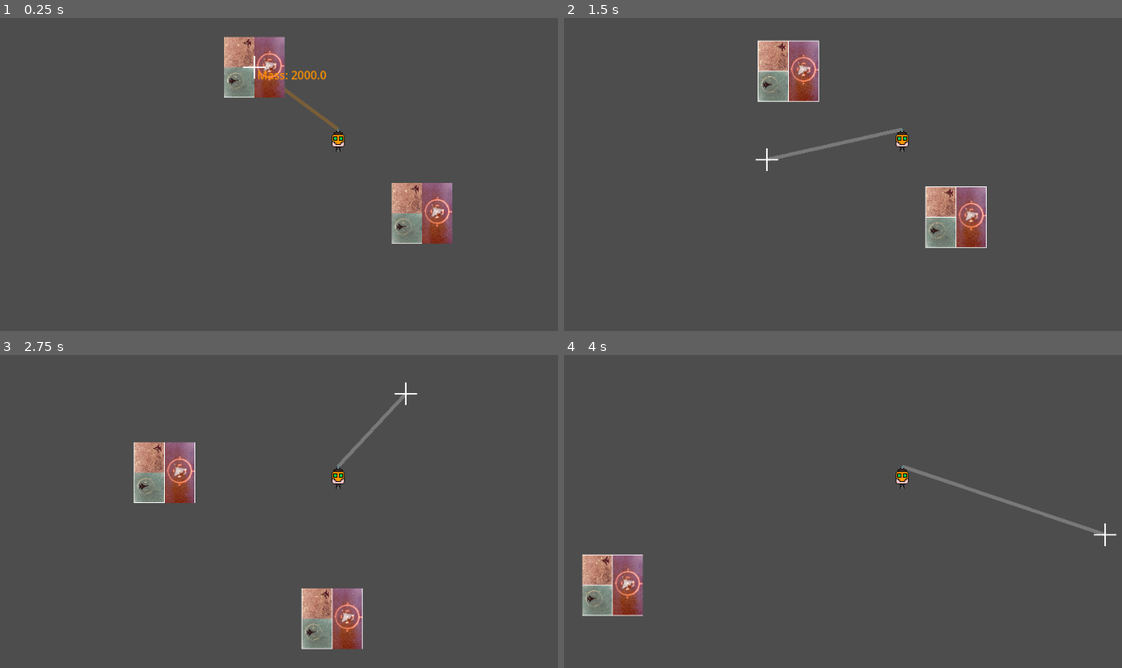
Above: before the commit, frames 1-4 (two rows, left to right).
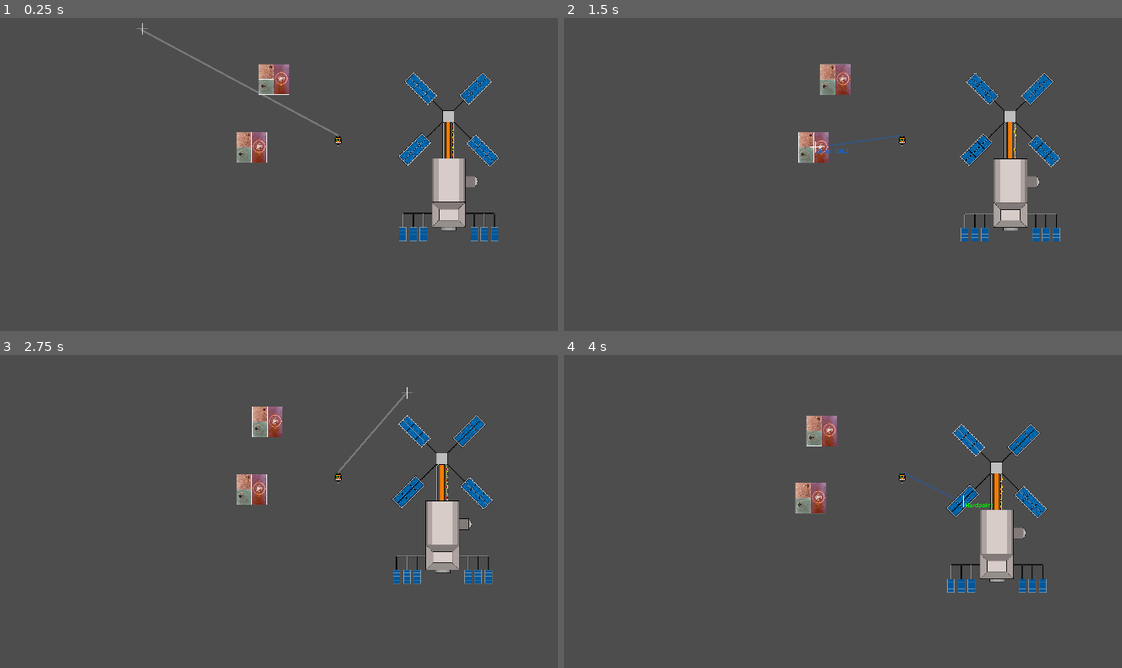
Above: after the commit, the same moments.

Repository: g5works/ghoststation
Game: Godot game, scene res://root.tscn
Same seed, same stepped clock (60 frames per second), same inputs: the game is played once before the commit and once after it.
Inputs (mouse positions are in pixels of both pictures, inside the frame that each line leads up to):
- Up to frame 1 (0.25 s): no input
- Up to frame 2 (1.5 s): tap Enter at 0.5 s; move the mouse to (1049, 121) at 0.52 s; press the mouse at (1049, 121) at 0.53 s; hold D (RCS Fire Right) 0.53-1.28 s; right-click (1049, 121) at 0.6 s; tap Space (RCS Fire) at 1.25 s; move the mouse to (764, 158) at 1.27 s; release the mouse at (764, 158) at 1.28 s; hold S (RCS Fire Down) from 1.28 s (still down); click (764, 158) at 1.35 s
- Up to frame 3 (2.75 s): tap Space (RCS Fire) at 1.55, 2.1 s; move the mouse to (407, 392) at 2.02 s; release S (RCS Fire Down) at 2.03 s; hold D (RCS Fire Right) from 2.03 s (still down); right-click (407, 392) at 2.3 s
- Up to frame 4 (4 s): move the mouse to (870, 555) at 2.77 s; release D (RCS Fire Right) at 2.78 s; hold W (RCS Fire Up) 2.78-3.53 s; right-click (870, 555) at 2.85 s; click (870, 555) at 3.05 s; move the mouse to (1105, 533) at 3.52 s; press the mouse at (1105, 533) at 3.53 s; hold A (RCS Fire Left) from 3.53 s (still down); tap Space (RCS Fire) at 3.8 s

The runs differ from the first frame. In frame 1, 7.7% of the frame differs, in the area x 24-90%, y 1-73%; in frame 2, 8.8%; in frame 3, 8.9%, in the area x 23-89%, y 8-95%; in frame 4, 7.0%.

Commit message:
station motion complete

Diff:
--- a/Player.gd
+++ b/Player.gd
@@ -1,15 +1,29 @@
 extends RigidBody2D
 
-signal object_selected(position: Vector2, mass: float);
+signal object_selected(position: Vector2, mass: float, locked: bool);
+signal charge_amount(current: float, total: float);
 
 @onready var line := get_parent().get_node("indicator") as Line2D
 @onready var striker := get_parent().get_node("striker") as RayCast2D;
 @onready var sprite := get_node("PlayerSprite") as Sprite2D;
 @onready var linestart := sprite.get_node("Grab Point") as Node2D;
-var button_force = Vector2(0,0);
-var physics_force = Vector2(0,0);
-var forcable = false
+
+@export var initial_charge: float = 100.0;
+@export var strength: float = 0;
+@export var shoot: float = 0;
+
+@export var passive_util: float = 0.01;
+@export var gun_util: float = 0.1;
+@export var impulse_drain: float = 2;
+
+var button_force: Vector2 = Vector2(0,0);
+var physics_force: Vector2 = Vector2(0,0);
+var forcable: bool = false
 var castresult: RigidBody2D = null;
+
+var charge: float = initial_charge;
+
+var utilization = passive_util;
 
 func _init():
 	pass
@@ -35,41 +49,31 @@
 	else:
 		line.default_color = Color(1,1,1, 0.25);
 
-	#if Input.is_action_pressed("RCS Fire Down"):
-		#button_force.y = 30000;
-	#elif Input.is_action_pressed("RCS Fire Up"):
-		#button_force.y = -30000;
-	#elif Input.is_action_pressed("RCS Fire Left"):
-		#button_force.x = -30000;
-	#elif Input.is_action_pressed("RCS Fire Right"):
-		#button_force.x = 30000;
-	#else:
-		#button_force = Vector2(0,0);
 
 	if castresult != null:
 		line.points[1] = castresult.global_position;
-		object_selected.emit(castresult.global_position, castresult.mass);
+		object_selected.emit(castresult.global_position, castresult.mass, castresult.freeze);
 		print(castresult.mass)
 
 	else:
 		line.points[1] = line.get_local_mouse_position();
 
+	if charge > 0:
+		charge -= delta*utilization;
+		charge_amount.emit(charge, initial_charge)
 
-	#
-	#var dir2mouse: Vector2 = global_position.direction_to(get_local_mouse_position())
-	#var perp_dir2mouse: Vector2 = Vector2(-dir2mouse.y, dir2mouse.x);
-	#var t: Transform2D = Transform2D();
-	#t.y = dir2mouse;
-	#t.x = perp_dir2mouse;
+	print(charge);
+	print(utilization);
+
 
 
 
 func _physics_process(delta):
 
-	apply_force(physics_force+button_force, Vector2(0,0));
+	#apply_force(physics_force+button_force, Vector2(0,0));
 
 	if Input.is_action_just_pressed("RCS Fire"):
-		apply_impulse(100000*global_position.direction_to(get_global_mouse_position()), Vector2(0,0));
+		apply_impulse(delta*1000000*global_position.direction_to(get_global_mouse_position()), Vector2(0,0));
 
 
 	castresult = striker.get_collider();
@@ -77,15 +81,17 @@
 	if castresult != null:
 		forcable = true;
 		var direction: Vector2 = global_position.direction_to(castresult.global_position);
-		if Input.is_action_pressed("Pull"):
-			physics_force = direction*10000;
-			castresult.apply_force(-direction*10000);
+		if Input.is_action_pressed("Pull") and charge > 0:
+				apply_force(direction*strength*10000*delta);
+				castresult.apply_force(-direction*strength*delta*10000);
+				utilization = passive_util + gun_util;
 		else:
-			physics_force = Vector2(0,0);
+			utilization = passive_util;
 
-		if Input.is_action_just_pressed("Eject"):
+
+		if Input.is_action_just_pressed("Eject") and charge > 0:
 			apply_impulse(-direction*10000)
-			castresult.apply_impulse(direction*10000)
+			castresult.apply_impulse(delta*shoot*direction*10000)
 
 	else:
 		forcable = false;
--- a/cursor.gd
+++ b/cursor.gd
@@ -22,15 +22,20 @@
 	pass;
 
 
-func _on_player_object_selected(position: Vector2, mass: float) -> void:
+func _on_player_object_selected(position: Vector2, mass: float, locked: bool) -> void:
 	snapped = true;
 	self.position.x = position.x-16;
 	self.position.y = position.y-16;
-	massindicator.text = "Mass: " + str(mass);
+	if !locked:
+		massindicator.text = "Mass: " + str(mass);
+		if mass >= 500:
+			massindicator.label_settings.font_color = Color("#FF9100")
+		else:
+			massindicator.label_settings.font_color = Color("#006FFF")
+	else:
+		massindicator.text = "Hardpoint";
+		massindicator.label_settings.font_color = Color("#00FF00")
 
-	if mass >= 500:
-		massindicator.label_settings.font_color = Color("#FF9100")
-	else:
-		massindicator.label_settings.font_color = Color("#006FFF")
+
 
 	pass # Replace with function body.
--- a/project.godot
+++ b/project.godot
@@ -20,7 +20,6 @@
 window/size/viewport_width=1920
 window/size/viewport_height=1080
 window/stretch/mode="viewport"
-window/stretch/scale=2.0
 window/stretch/scale_mode="integer"
 
 [dotnet]
--- a/root.tscn
+++ b/root.tscn
@@ -1,9 +1,10 @@
-[gd_scene load_steps=9 format=3 uid="uid://wix7wxn4uwvp"]
+[gd_scene load_steps=11 format=3 uid="uid://wix7wxn4uwvp"]
 
 [ext_resource type="Texture2D" uid="uid://dumuis6t3vxei" path="res://crosshair.png" id="1_28aoi"]
 [ext_resource type="Texture2D" uid="uid://ckxpg71mrdc74" path="res://f15 death.jpeg" id="1_pq8q7"]
 [ext_resource type="Script" uid="uid://b3v1psetxex2x" path="res://Player.gd" id="1_pyidc"]
 [ext_resource type="Texture2D" uid="uid://br4xl7g66gc2n" path="res://Player.png" id="2_vvh5c"]
+[ext_resource type="Texture2D" uid="uid://b75src4ka8ekx" path="res://SpaceStation_Intact.png" id="4_l8v81"]
 [ext_resource type="Script" uid="uid://d2iexyrr38re1" path="res://cursor.gd" id="5_jnlp7"]
 
 [sub_resource type="RectangleShape2D" id="RectangleShape2D_pyidc"]
@@ -12,11 +13,14 @@
 [sub_resource type="RectangleShape2D" id="RectangleShape2D_vvh5c"]
 size = Vector2(86, 86)
 
+[sub_resource type="RectangleShape2D" id="RectangleShape2D_l8v81"]
+
 [sub_resource type="LabelSettings" id="LabelSettings_jnlp7"]
 
 [node name="Node" type="Node"]
 
 [node name="object" type="Node2D" parent="."]
+position = Vector2(0, 1)
 
 [node name="indicator" type="Line2D" parent="object"]
 points = PackedVector2Array(0, 0, 0, 0)
@@ -25,13 +29,18 @@
 
 [node name="striker" type="RayCast2D" parent="object"]
 position = Vector2(170, 90)
+collision_mask = 2
 
 [node name="Player" type="RigidBody2D" parent="object"]
-position = Vector2(289, 194)
+position = Vector2(354, 264)
 mass = 500.0
 gravity_scale = 0.0
 lock_rotation = true
 script = ExtResource("1_pyidc")
+strength = 100.0
+shoot = 100.0
+passive_util = 0.5
+gun_util = 2.0
 
 [node name="PlayerSprite" type="Sprite2D" parent="object/Player"]
 texture_filter = 1
@@ -46,7 +55,8 @@
 [node name="Camera2D" type="Camera2D" parent="object/Player"]
 
 [node name="Physics Heavy" type="RigidBody2D" parent="object"]
-position = Vector2(170, 90)
+position = Vector2(171, 90)
+collision_layer = 3
 mass = 2000.0
 gravity_scale = 0.0
 
@@ -58,7 +68,8 @@
 shape = SubResource("RectangleShape2D_vvh5c")
 
 [node name="Physics Light" type="RigidBody2D" parent="object"]
-position = Vector2(408, 297)
+position = Vector2(108, 283)
+collision_layer = 3
 mass = 100.0
 gravity_scale = 0.0
 
@@ -69,13 +80,198 @@
 [node name="CollisionShape2D" type="CollisionShape2D" parent="object/Physics Light"]
 shape = SubResource("RectangleShape2D_vvh5c")
 
-[node name="Control" type="Control" parent="."]
+[node name="Station" type="RigidBody2D" parent="object"]
+position = Vector2(668, 309)
+mass = 1e+06
+gravity_scale = 0.0
+lock_rotation = true
+freeze = true
+
+[node name="SpaceStationIntact" type="Sprite2D" parent="object/Station"]
+texture_filter = 1
+texture = ExtResource("4_l8v81")
+
+[node name="Hardpoints" type="Node2D" parent="object/Station"]
+
+[node name="Hardpoint 1" type="RigidBody2D" parent="object/Station/Hardpoints"]
+position = Vector2(-130, 162)
+collision_layer = 2
+gravity_scale = 0.0
+lock_rotation = true
+freeze = true
+
+[node name="CollisionShape2D" type="CollisionShape2D" parent="object/Station/Hardpoints/Hardpoint 1"]
+scale = Vector2(2, 2)
+shape = SubResource("RectangleShape2D_l8v81")
+
+[node name="Hardpoint 2" type="RigidBody2D" parent="object/Station/Hardpoints"]
+position = Vector2(131, 162)
+collision_layer = 2
+gravity_scale = 0.0
+lock_rotation = true
+freeze = true
+
+[node name="CollisionShape2D" type="CollisionShape2D" parent="object/Station/Hardpoints/Hardpoint 2"]
+position = Vector2(-1, 0)
+scale = Vector2(2, 2)
+shape = SubResource("RectangleShape2D_l8v81")
+
+[node name="Hardpoint 3" type="RigidBody2D" parent="object/Station/Hardpoints"]
+position = Vector2(68, 71)
+collision_layer = 2
+gravity_scale = 0.0
+lock_rotation = true
+freeze = true
+
+[node name="CollisionShape2D" type="CollisionShape2D" parent="object/Station/Hardpoints/Hardpoint 3"]
+scale = Vector2(2, 2)
+shape = SubResource("RectangleShape2D_l8v81")
+
+[node name="Hardpoint 4" type="RigidBody2D" parent="object/Station/Hardpoints"]
+position = Vector2(-52, 71)
+collision_layer = 2
+gravity_scale = 0.0
+lock_rotation = true
+freeze = true
+
+[node name="CollisionShape2D" type="CollisionShape2D" parent="object/Station/Hardpoints/Hardpoint 4"]
+scale = Vector2(2, 2)
+shape = SubResource("RectangleShape2D_l8v81")
+
+[node name="Hardpoint 5" type="RigidBody2D" parent="object/Station/Hardpoints"]
+position = Vector2(-102, 219)
+collision_layer = 2
+gravity_scale = 0.0
+lock_rotation = true
+freeze = true
+
+[node name="CollisionShape2D" type="CollisionShape2D" parent="object/Station/Hardpoints/Hardpoint 5"]
+scale = Vector2(2, 2)
+shape = SubResource("RectangleShape2D_l8v81")
+
+[node name="Hardpoint 6" type="RigidBody2D" parent="object/Station/Hardpoints"]
+position = Vector2(100, 219)
+collision_layer = 2
+gravity_scale = 0.0
+lock_rotation = true
+freeze = true
+
+[node name="CollisionShape2D" type="CollisionShape2D" parent="object/Station/Hardpoints/Hardpoint 6"]
+scale = Vector2(2, 2)
+shape = SubResource("RectangleShape2D_l8v81")
+
+[node name="Hardpoint 7" type="RigidBody2D" parent="object/Station/Hardpoints"]
+position = Vector2(-2, -115)
+collision_layer = 2
+gravity_scale = 0.0
+lock_rotation = true
+freeze = true
+
+[node name="CollisionShape2D" type="CollisionShape2D" parent="object/Station/Hardpoints/Hardpoint 7"]
+scale = Vector2(2, 2)
+shape = SubResource("RectangleShape2D_l8v81")
+
+[node name="Hardpoint 8" type="RigidBody2D" parent="object/Station/Hardpoints"]
+position = Vector2(76, -193)
+collision_layer = 2
+gravity_scale = 0.0
+lock_rotation = true
+freeze = true
+
+[node name="CollisionShape2D" type="CollisionShape2D" parent="object/Station/Hardpoints/Hardpoint 8"]
+scale = Vector2(2, 2)
+shape = SubResource("RectangleShape2D_l8v81")
+
+[node name="Hardpoint 9" type="RigidBody2D" parent="object/Station/Hardpoints"]
+position = Vector2(97, -17)
+collision_layer = 2
+gravity_scale = 0.0
+lock_rotation = true
+freeze = true
+
+[node name="CollisionShape2D" type="CollisionShape2D" parent="object/Station/Hardpoints/Hardpoint 9"]
+scale = Vector2(2, 2)
+shape = SubResource("RectangleShape2D_l8v81")
+
+[node name="Hardpoint 10" type="RigidBody2D" parent="object/Station/Hardpoints"]
+position = Vector2(-98, -17)
+collision_layer = 2
+gravity_scale = 0.0
+lock_rotation = true
+freeze = true
+
+[node name="CollisionShape2D" type="CollisionShape2D" parent="object/Station/Hardpoints/Hardpoint 10"]
+scale = Vector2(2, 2)
+shape = SubResource("RectangleShape2D_l8v81")
+
+[node name="Hardpoint 11" type="RigidBody2D" parent="object/Station/Hardpoints"]
+position = Vector2(-81, -192)
+collision_layer = 2
+gravity_scale = 0.0
+lock_rotation = true
+freeze = true
+
+[node name="CollisionShape2D" type="CollisionShape2D" parent="object/Station/Hardpoints/Hardpoint 11"]
+scale = Vector2(2, 2)
+shape = SubResource("RectangleShape2D_l8v81")
+
+[node name="Hardpoint 12" type="RigidBody2D" parent="object/Station/Hardpoints"]
+position = Vector2(0, 205)
+collision_layer = 2
+gravity_scale = 0.0
+lock_rotation = true
+freeze = true
+
+[node name="CollisionShape2D" type="CollisionShape2D" parent="object/Station/Hardpoints/Hardpoint 12"]
+scale = Vector2(2, 2)
+shape = SubResource("RectangleShape2D_l8v81")
+
+[node name="Airlock" type="CollisionPolygon2D" parent="object/Station"]
+polygon = PackedVector2Array(48, 55, 75, 55, 81, 63, 83, 71, 81, 79, 75, 87, 48, 87)
+
+[node name="Panel BR2" type="CollisionPolygon2D" parent="object/Station"]
+position = Vector2(117, -298)
+rotation = -0.000341739
+polygon = PackedVector2Array(-135.057, 166.954, -102.057, 166.965, -102.104, 302.965, -69.1035, 302.976, -69.1705, 498.976, -95.1705, 498.967, -95.1736, 507.967, -138.174, 507.953, -138.171, 498.953, -165.171, 498.944, -165.104, 302.944, -135.104, 302.954)
+
+[node name="Panel TL" type="CollisionPolygon2D" parent="object/Station"]
+position = Vector2(17.9255, -436.003)
+rotation = -0.000683479
+polygon = PackedVector2Array(-50.1058, 263.969, -118.059, 195.922, -145.078, 222.904, -77.1243, 290.95)
+
+[node name="Panel TR" type="CollisionPolygon2D" parent="object/Station"]
+position = Vector2(203.926, -435.067)
+rotation = -0.000341739
+polygon = PackedVector2Array(-106.992, 195.03, -175.016, 263.007, -148.025, 290.016, -80.0018, 222.039)
+
+[node name="Panel BL" type="CollisionPolygon2D" parent="object/Station"]
+position = Vector2(9, -218)
+rotation = -0.000341739
+polygon = PackedVector2Array(-126.084, 245.957, -58.0608, 177.98, -85.0516, 150.971, -153.075, 218.948)
+
+[node name="Panel BR" type="CollisionPolygon2D" parent="object/Station"]
+position = Vector2(195, -217)
+polygon = PackedVector2Array(-146, 180, -78, 248, -51, 221, -119, 153)
+
+[node name="CollisionPolygon2D2" type="CollisionPolygon2D" parent="object/Station"]
+position = Vector2(203, 0)
+polygon = PackedVector2Array(-141, 240, -62, 240, -62, 201, -141, 201)
+
+[node name="CollisionPolygon2D" type="CollisionPolygon2D" parent="object/Station"]
+polygon = PackedVector2Array(-141, 240, -62, 240, -62, 201, -141, 201)
+
+[node name="CanvasLayer" type="CanvasLayer" parent="."]
+follow_viewport_enabled = true
+
+[node name="Control" type="Control" parent="CanvasLayer"]
 layout_mode = 3
 anchors_preset = 0
-offset_right = 40.0
-offset_bottom = 40.0
-
-[node name="Cursor" type="TextureRect" parent="Control"]
+offset_left = 4.0
+offset_top = -2.0
+offset_right = 1924.0
+offset_bottom = 1078.0
+
+[node name="Cursor" type="TextureRect" parent="CanvasLayer/Control"]
 texture_filter = 1
 layout_mode = 0
 offset_right = 32.0
@@ -83,7 +279,7 @@
 texture = ExtResource("1_28aoi")
 script = ExtResource("5_jnlp7")
 
-[node name="Mass Indicator" type="Label" parent="Control/Cursor"]
+[node name="Mass Indicator" type="Label" parent="CanvasLayer/Control/Cursor"]
 layout_mode = 0
 offset_left = 20.0
 offset_top = 15.0
@@ -92,4 +288,16 @@
 text = "Mass: null"
 label_settings = SubResource("LabelSettings_jnlp7")
 
-[connection signal="object_selected" from="object/Player" to="Control/Cursor" method="_on_player_object_selected"]
+[node name="ProgressBar" type="ProgressBar" parent="CanvasLayer/Control"]
+layout_mode = 1
+anchors_preset = 1
+anchor_left = 1.0
+anchor_right = 1.0
+offset_left = -78.0
+offset_top = 81.0
+offset_right = 422.0
+offset_bottom = 108.0
+grow_horizontal = 0
+max_value = 1000.0
+
+[connection signal="object_selected" from="object/Player" to="CanvasLayer/Control/Cursor" method="_on_player_object_selected"]
